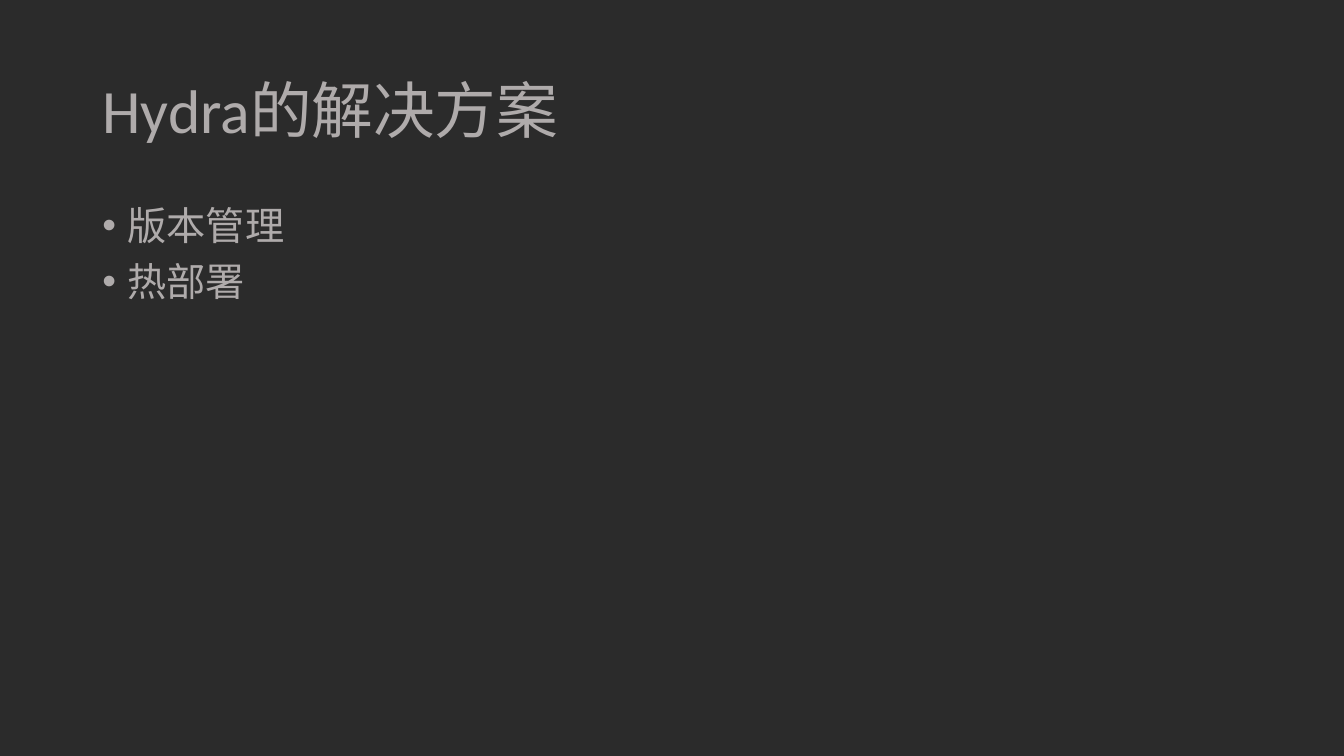
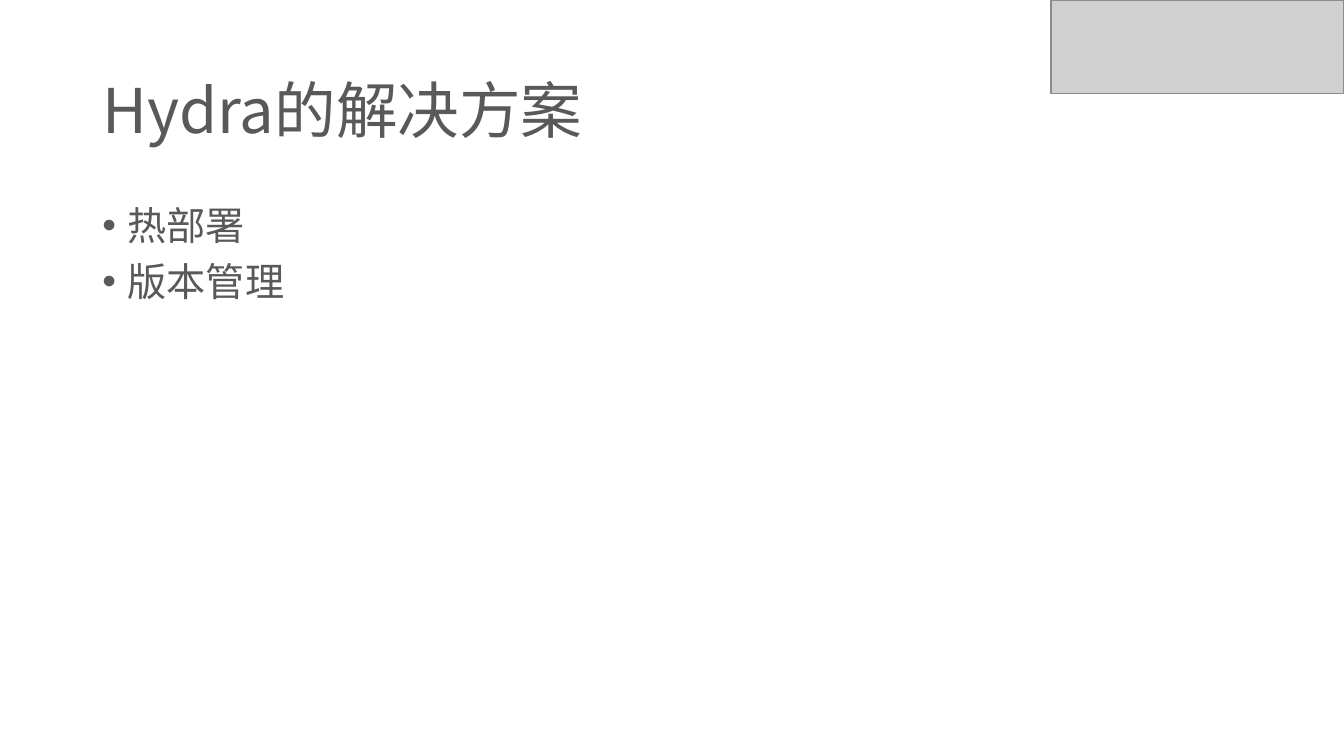
Before and after one commit to ivaneye/ivaneye.github.com, a slide deck: slide 5 of source/ppt/work/焦点服务化框架Hydra的演变-王一帆.pptx (slide 7 before the commit). Drawn at 1344x756 pixels with LibreOffice and Linux fonts; fonts in the diff are those of the drawing; grey boxes stand for pictures; background and template pictures are left out; a plain dark background stands for a picture behind light text. Boxes give left, top, right and bottom in pixels: in the first picture for what was removed or moved away, otherwise in the second. Text is boxed around its words. In the diff, an @@ line names an element or a change of style, - is before the commit and + after.

```diff
--- a/source/ppt/work/焦点服务化框架Hydra的演变-王一帆.pptx
+++ b/source/ppt/work/焦点服务化框架Hydra的演变-王一帆.pptx
@@ background picture (left out) to #FFFFFF @@
@@ picture added at [1052, 0, 1344, 94] @@
@@ title "Hydra的解决方案" at [102, 81, 582, 148]: font Calibri to Noto Sans CJK SC, text colour #AFABAB to #595959 @@
@@ text at [128, 207, 245, 243]: paragraph added @@
+• 热部署
@@ text at [128, 263, 245, 299]: paragraph removed @@
-• 热部署
@@ text at [128, 263, 285, 299]: font Calibri to Noto Sans CJK SC, text colour #AFABAB to #595959 in "版本管理" @@
```
Also in this commit, not shown: 10 other slides changed, 3 slides added, 5 slides removed, 2 other files.
